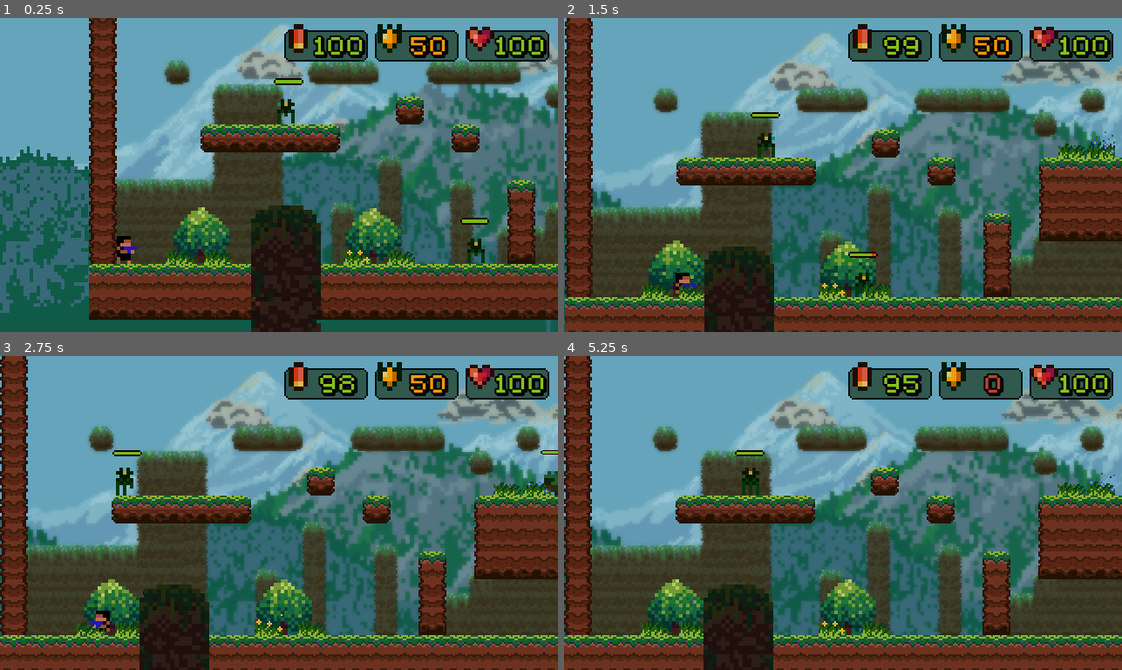
Above: before the commit, frames 1-4 (two rows, left to right).
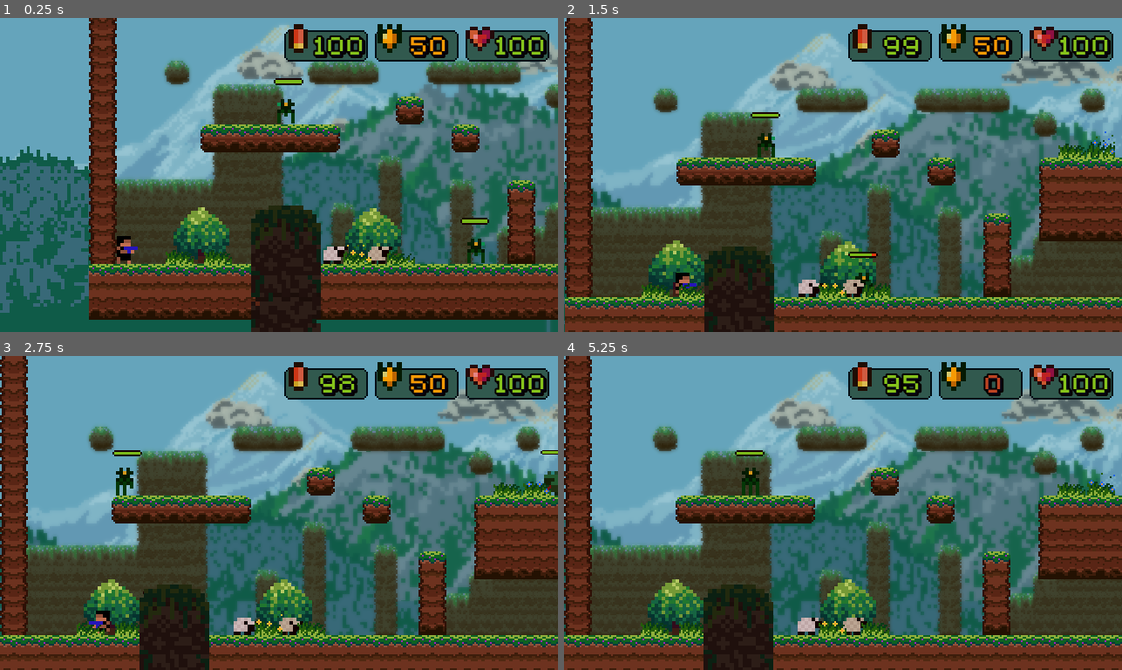
Above: after the commit, the same moments.

Repository: heartyhardy/pewpew-the-game
Game: Godot game, scene res://LevelOne.tscn
Two runs of this game, one before a commit and one after it. Both use one fixed random seed, a clock stepped at 60 frames per second and the inputs below.
Inputs:
- Up to frame 1 (0.25 s): no input
- Up to frame 2 (1.5 s): hold Right (ui_right) from 0.53 s (still down); tap Space (ui_select) at 0.77 s
- Up to frame 3 (2.75 s): tap Space (ui_select) at 1.52 s; release Right (ui_right) at 2.03 s; hold Left (ui_left) from 2.03 s (still down)
- Up to frame 4 (5.25 s): release Left (ui_left) at 2.78 s; hold Right (ui_right) 2.78-4.28 s; tap Space (ui_select) at 3.02, 3.77, 4.52 s; hold Left (ui_left) 4.28-5.03 s; hold Right (ui_right) from 5.03 s (still down)

The runs differ from the first frame. In frame 1, 0.6% of the frame differs, in the area x 57-75%, y 72-79%; in frame 2, 0.3%; in frame 3, 0.3%; in frame 4, 0.4%.

Commit message:
Added a medium sized tree with animations, Also, added the first critter: Sheep

Diff:
--- a/LevelOne.tscn
+++ b/LevelOne.tscn
@@ -18,6 +18,8 @@
 [ext_resource path="res://PickupRegularAmmo.tscn" type="PackedScene" id=16]
 [ext_resource path="res://Grass.tscn" type="PackedScene" id=17]
 [ext_resource path="res://Tree.tscn" type="PackedScene" id=18]
+[ext_resource path="res://Tree_Medium.tscn" type="PackedScene" id=19]
+[ext_resource path="res://Sheep.tscn" type="PackedScene" id=20]
 
 [sub_resource type="CameraTexture" id=1]
 
@@ -111,6 +113,20 @@
 
 [node name="Tree8" parent="Trees" instance=ExtResource( 18 )]
 position = Vector2( 1039.36, 144.361 )
+
+[node name="Trees_Medium" type="Node2D" parent="."]
+
+[node name="Tree_Medium" parent="Trees_Medium" instance=ExtResource( 19 )]
+position = Vector2( 747.963, -47.6033 )
+
+[node name="Critters" type="Node2D" parent="."]
+
+[node name="Sheep" parent="Critters" instance=ExtResource( 20 )]
+position = Vector2( 140.166, 152.081 )
+
+[node name="Sheep2" parent="Critters" instance=ExtResource( 20 )]
+modulate = Color( 0.913725, 0.901961, 0.796078, 1 )
+position = Vector2( 165.884, 152.081 )
 
 [node name="Grass" type="Node2D" parent="."]
 
--- /dev/null
+++ b/Sheep.gd
@@ -0,0 +1,57 @@
+extends KinematicBody2D
+
+const SPEED = 20
+const GRAVITY = 10
+const FLOOR = Vector2(0, -1)
+
+var STATES = ["Idle", "Walk"]
+var TIMES = [10, 2]
+
+var velocity = Vector2()
+var direction = 1
+var current_state: String = "Idle"
+
+func _ready():
+	$StateTimer.wait_time = TIMES[0]
+	$Sheep_Anim.play(STATES[0])
+	$StateTimer.start()
+
+#PICK A RANDOM STATE
+func pick_random_state() -> int:
+	var rand = RandomNumberGenerator.new()
+	rand.randomize()
+	var state = rand.randi_range(1, len(STATES))
+	return state-1
+
+
+#TURN IF COLLIDED WITH A WALL
+func turn():
+	direction *= -1
+
+
+func _physics_process(delta):
+	if current_state != "Walk":
+		return
+
+	velocity.x = SPEED * direction
+	velocity.y += GRAVITY
+
+	if direction == -1:
+		$Sheep_Anim.flip_h = true
+	elif direction == 1:
+		$Sheep_Anim.flip_h = false
+
+	velocity = move_and_slide(velocity, FLOOR)
+
+	if is_on_wall():
+		turn()
+
+
+#PICK A RANDOM STATE AND CHANGE TIMEOUT ACCORDINGLY
+func _on_StateTimer_timeout():
+	var state = pick_random_state()
+	$StateTimer.stop()
+	$StateTimer.wait_time = TIMES[state]
+	current_state = STATES[state]
+	$Sheep_Anim.play(STATES[state])
+	$StateTimer.start()
--- /dev/null
+++ b/Sheep.tscn
@@ -0,0 +1,49 @@
+[gd_scene load_steps=15 format=2]
+
+[ext_resource path="res://sprites/critters/sheep/sheep_idle_6.png" type="Texture" id=1]
+[ext_resource path="res://sprites/critters/sheep/sheep_idle_2.png" type="Texture" id=2]
+[ext_resource path="res://sprites/critters/sheep/sheep_idle_0.png" type="Texture" id=3]
+[ext_resource path="res://sprites/critters/sheep/sheep_idle_1.png" type="Texture" id=4]
+[ext_resource path="res://sprites/critters/sheep/sheep_idle_3.png" type="Texture" id=5]
+[ext_resource path="res://sprites/critters/sheep/sheep_idle_4.png" type="Texture" id=6]
+[ext_resource path="res://sprites/critters/sheep/sheep_idle_5.png" type="Texture" id=7]
+[ext_resource path="res://sprites/critters/sheep/sheep_walk_0.png" type="Texture" id=8]
+[ext_resource path="res://sprites/critters/sheep/sheep_walk_1.png" type="Texture" id=9]
+[ext_resource path="res://sprites/critters/sheep/sheep_walk_3.png" type="Texture" id=10]
+[ext_resource path="res://sprites/critters/sheep/sheep_walk_2.png" type="Texture" id=11]
+[ext_resource path="res://Sheep.gd" type="Script" id=12]
+
+[sub_resource type="SpriteFrames" id=1]
+animations = [ {
+"frames": [ ExtResource( 3 ), ExtResource( 4 ), ExtResource( 2 ), ExtResource( 5 ), ExtResource( 6 ), ExtResource( 7 ), ExtResource( 1 ) ],
+"loop": true,
+"name": "Idle",
+"speed": 1.0
+}, {
+"frames": [ ExtResource( 8 ), ExtResource( 9 ), ExtResource( 11 ), ExtResource( 10 ) ],
+"loop": true,
+"name": "Walk",
+"speed": 5.0
+} ]
+
+[sub_resource type="RectangleShape2D" id=2]
+extents = Vector2( 6.07043, 5.17165 )
+
+[node name="Sheep" type="KinematicBody2D"]
+collision_layer = 256
+collision_mask = 97
+script = ExtResource( 12 )
+
+[node name="Sheep_Anim" type="AnimatedSprite" parent="."]
+scale = Vector2( 2, 2 )
+z_index = 1
+frames = SubResource( 1 )
+animation = "Idle"
+
+[node name="Sheep_Hitbox" type="CollisionShape2D" parent="."]
+position = Vector2( 0, 3.07778 )
+shape = SubResource( 2 )
+
+[node name="StateTimer" type="Timer" parent="."]
+wait_time = 10.0
+[connection signal="timeout" from="StateTimer" to="." method="_on_StateTimer_timeout"]
--- a/Tree.tscn
+++ b/Tree.tscn
@@ -16,7 +16,7 @@
 [sub_resource type="RectangleShape2D" id=2]
 extents = Vector2( 12.7198, 13.0572 )
 
-[node name="Tree" type="Area2D"]
+[node name="Tree_Small" type="Area2D"]
 collision_layer = 128
 
 [node name="Tree_Anim" type="AnimatedSprite" parent="."]
--- /dev/null
+++ b/Tree_Medium.tscn
@@ -0,0 +1,31 @@
+[gd_scene load_steps=6 format=2]
+
+[ext_resource path="res://environment/trees/tree_medium_1.png" type="Texture" id=1]
+[ext_resource path="res://environment/trees/tree_medium_0.png" type="Texture" id=2]
+[ext_resource path="res://environment/trees/tree_medium_2.png" type="Texture" id=3]
+
+[sub_resource type="SpriteFrames" id=1]
+animations = [ {
+"frames": [ ExtResource( 2 ), ExtResource( 1 ), ExtResource( 3 ) ],
+"loop": true,
+"name": "Idle",
+"speed": 4.0
+} ]
+
+[sub_resource type="RectangleShape2D" id=2]
+extents = Vector2( 19.6071, 27.4839 )
+
+[node name="Tree_Medium" type="Area2D"]
+collision_layer = 128
+
+[node name="Tree_Anim" type="AnimatedSprite" parent="."]
+scale = Vector2( 2, 2 )
+z_index = -3
+frames = SubResource( 1 )
+animation = "Idle"
+frame = 2
+playing = true
+
+[node name="Tree_Hitbox" type="CollisionShape2D" parent="."]
+position = Vector2( -0.333393, 4.98061 )
+shape = SubResource( 2 )
--- a/project.godot
+++ b/project.godot
@@ -67,6 +67,7 @@
 2d_physics/layer_6="base_platform"
 2d_physics/layer_7="grass"
 2d_physics/layer_8="trees"
+2d_physics/layer_9="critters"
 
 [rendering]
 
Not shown: 1 places in LevelOne.tscn that only renumber resources
Binary file added: environment/trees/tree_medium_0.png
Not shown, added: environment/trees/tree_medium_0.png.import
Binary file added: environment/trees/tree_medium_1.png
Not shown, added: environment/trees/tree_medium_1.png.import
Binary file added: environment/trees/tree_medium_2.png
Not shown, added: environment/trees/tree_medium_2.png.import
Binary file added: sprites/critters/sheep/sheep_idle_0.png
Not shown, added: sprites/critters/sheep/sheep_idle_0.png.import
Binary file added: sprites/critters/sheep/sheep_idle_1.png
Not shown, added: sprites/critters/sheep/sheep_idle_1.png.import
Binary file added: sprites/critters/sheep/sheep_idle_2.png
(and 18 more such lines)
